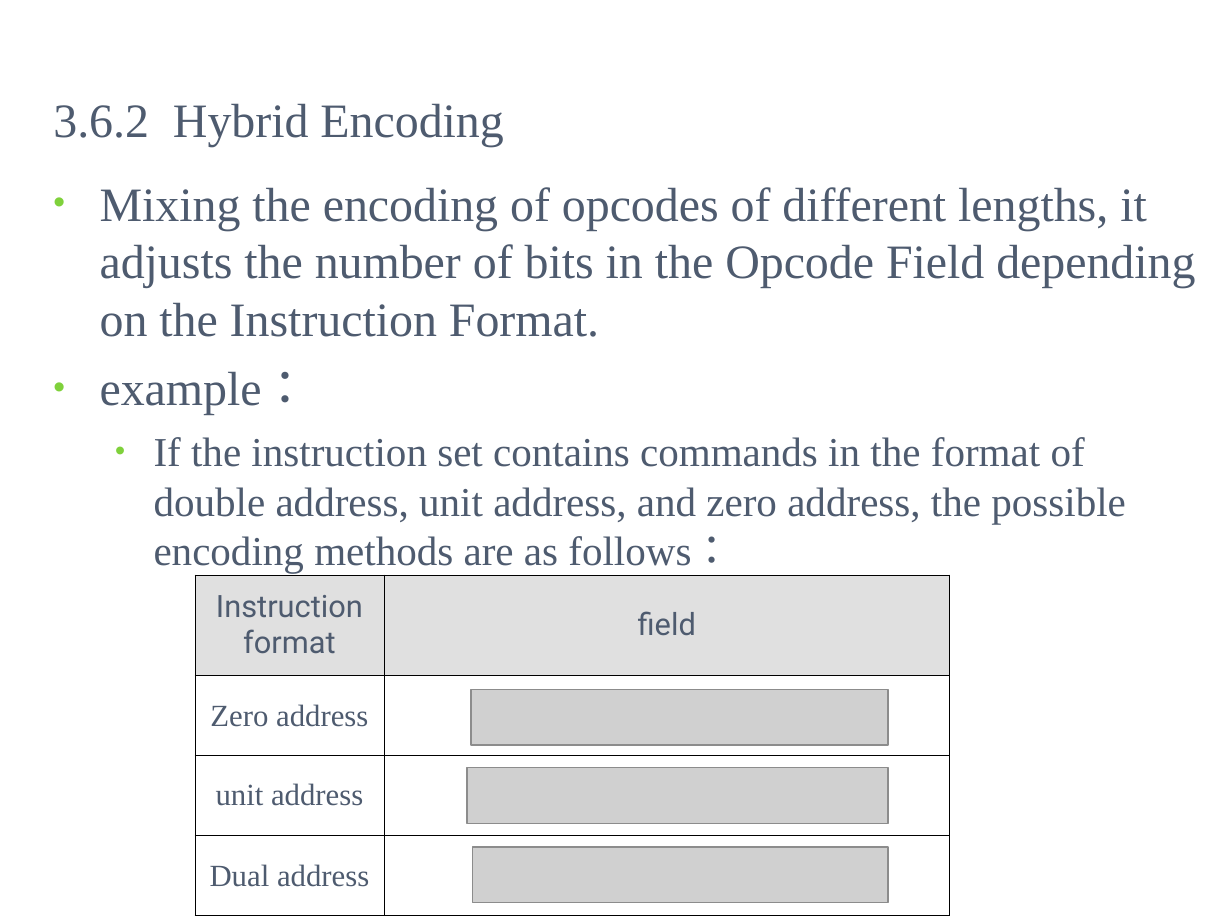
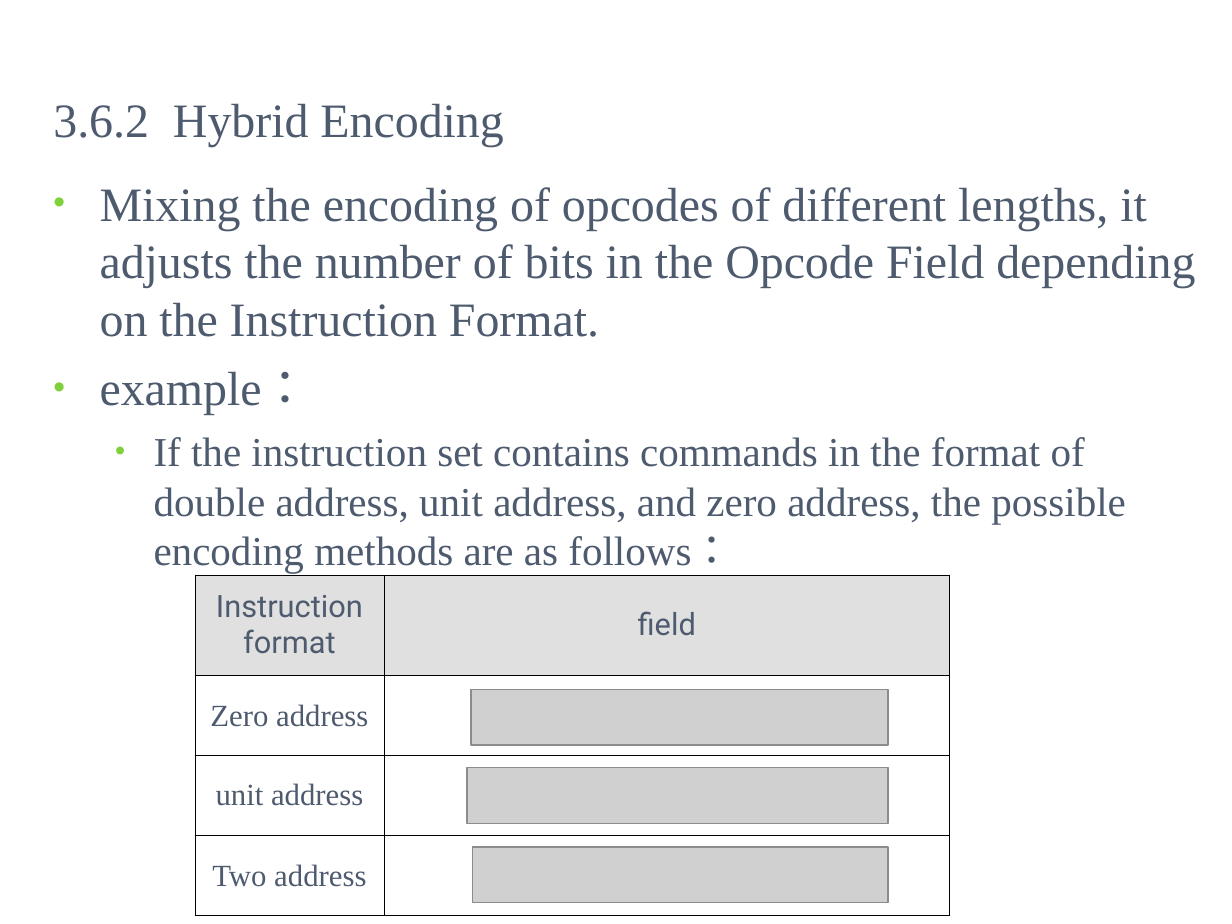
Before and after one commit to kevincdj3269-hash/CLASS-Comptuer-Architecture-, a slide deck: slide 106 of Course/ch03.ppt. Drawn at 1232x924 pixels with LibreOffice and Linux fonts; fonts in the diff are those of the drawing; grey boxes stand for pictures; background and template pictures are left out. Boxes give left, top, right and bottom in pixels: in the first picture for what was removed or moved away, otherwise in the second. Text is boxed around its words. In the diff, an @@ line names an element or a change of style, - is before the commit and + after.

```diff
--- a/Course/ch03.ppt
+++ b/Course/ch03.ppt
@@ table at (195, 575, 949, 917) @@
-row 4, column 1: Dual address
+row 4, column 1: Two address
```
Also in this commit, not shown: 41 other slides changed.
